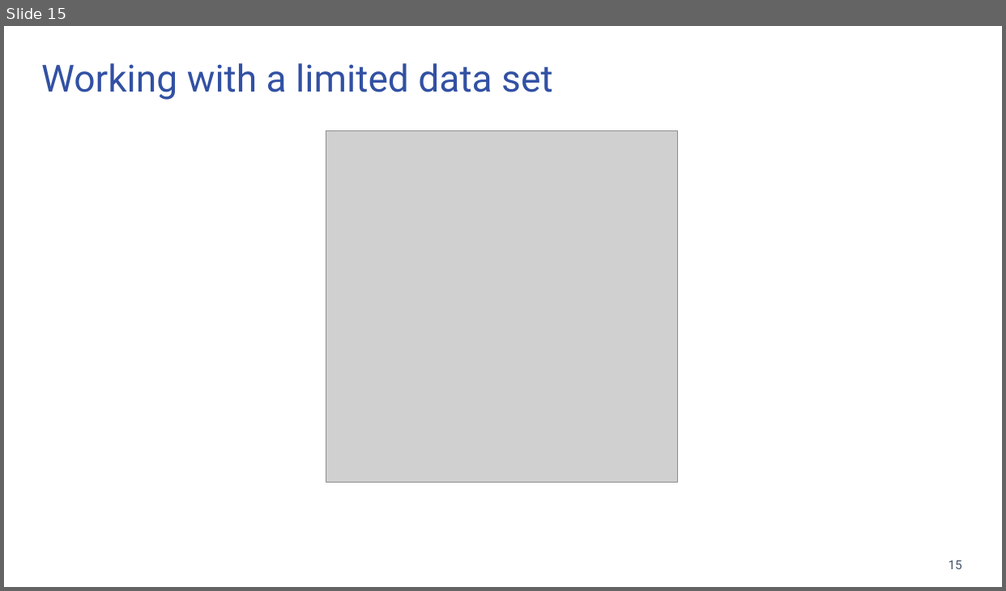
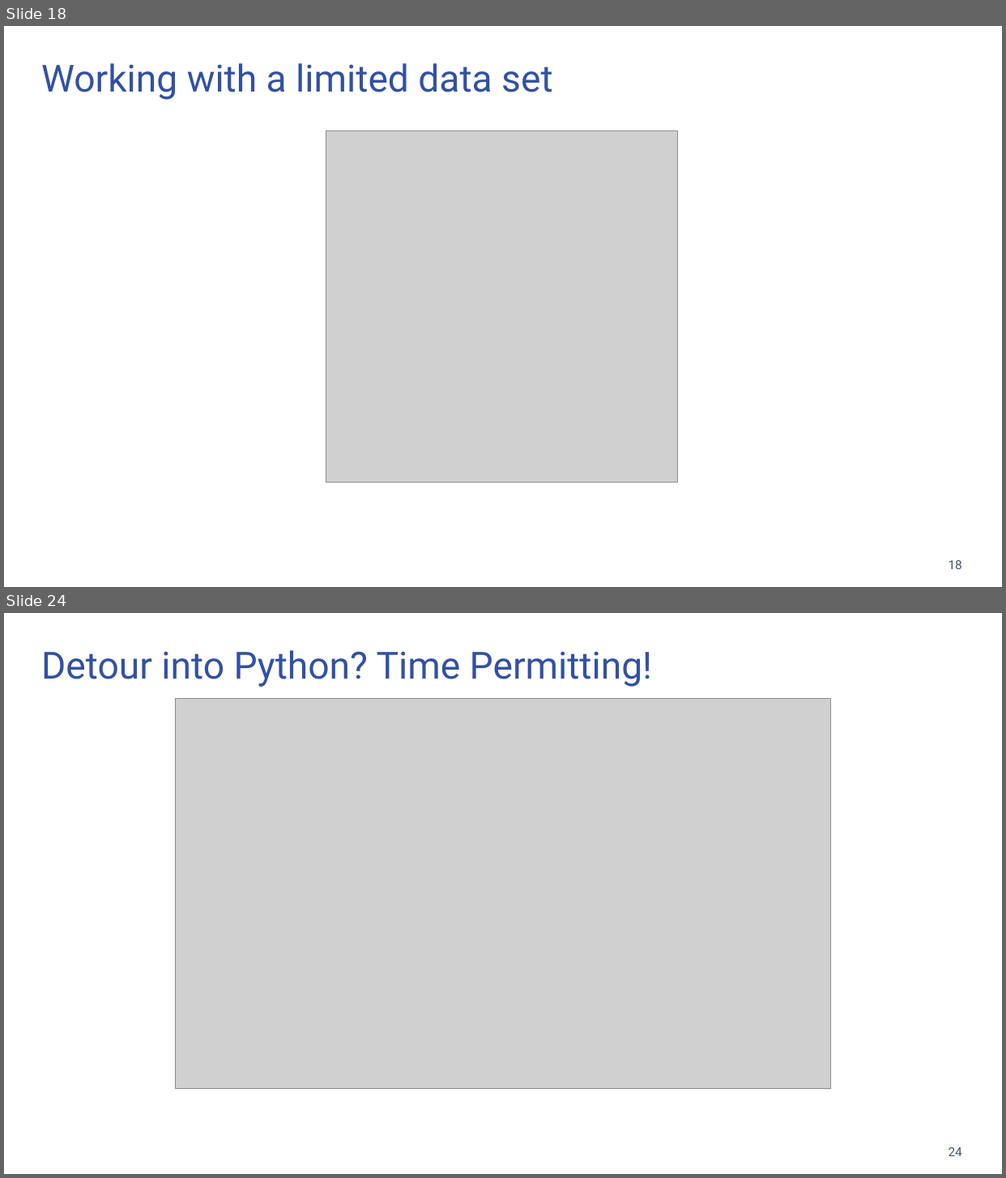
Before and after one commit to bnice5000/DoS_IMO_PRI_STATS_DEMO, a slide deck: Kosovo_Stats.pptx. Shown one above the other, each under a label of ours: slide 15 before the commit, slides 18 and 24 after it; the slides between them are not shown. The pictures are 1006x591 and 1006x1178 pixels, drawn with LibreOffice and Linux fonts; fonts in the diff are those of the drawing; grey boxes stand for pictures; background and template pictures are left out. Boxes give left, top, right and bottom in pixels: in the first picture for what was removed or moved away, otherwise in the second. Text is boxed around its words. In the diff, an @@ line names an element or a change of style, - is before the commit and + after.

```diff
--- a/Kosovo_Stats.pptx
+++ b/Kosovo_Stats.pptx
@@ slide 24 added at [4, 613, 1002, 1174], background #FFFFFF @@
@@ text added at [41, 650, 652, 687], 36 pt, text #3251A3 @@
+Detour into Python? Time Permitting!
@@ picture added at [176, 699, 830, 1089] @@
@@ page number added at [948, 1148, 962, 1157], 12 pt, text #44546A @@
+24
@@ what was slide 15 is now slide 18 @@
@@ page number at [948, 561, 962, 570]: text changed @@
-15
+18
```
Also in this commit, not shown: 1 slide changed, 11 other slides added, 5 slides removed, 3 other files.
